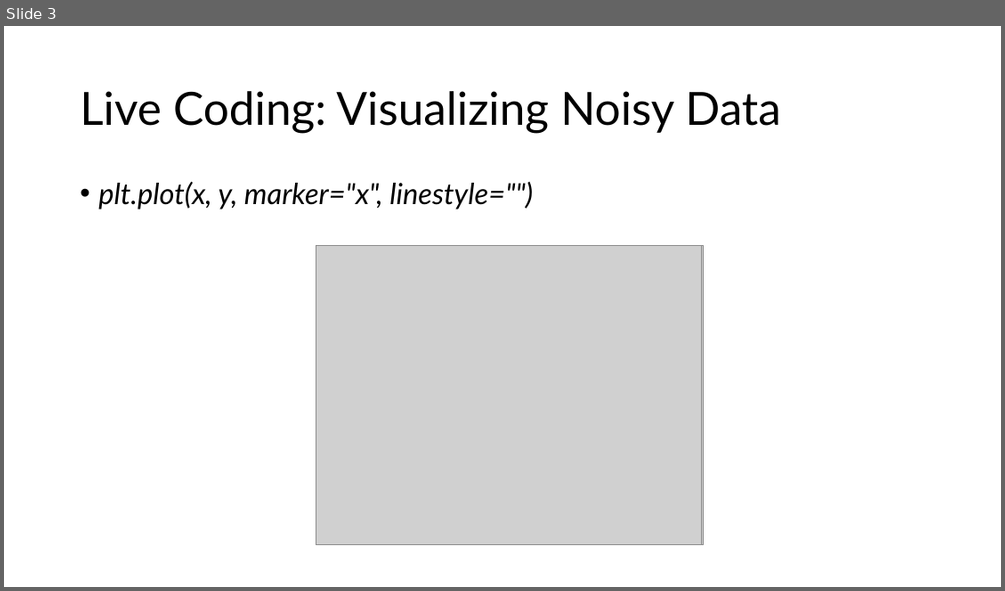
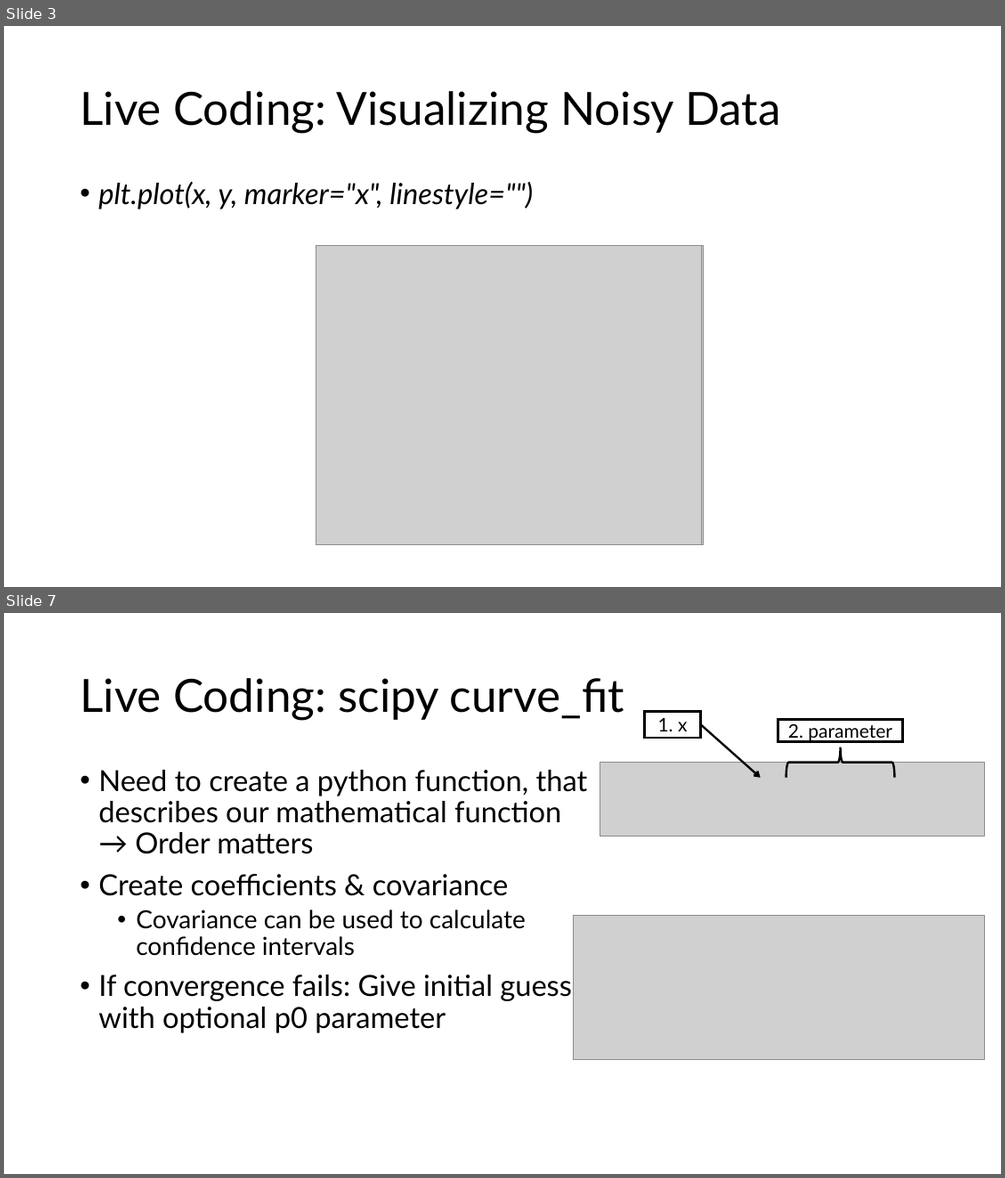
Before and after one commit to jonathanbollig/pycophy, a slide deck: Lecture Resources/Lecture Powerpoints/Chunk 12 - Scipy and Linear Regressions.pptx. Shown one above the other, each under a label of ours: slide 3 before the commit, slides 3 and 7 after it; the slides between them are not shown. The pictures are 1005x591 and 1005x1178 pixels, drawn with LibreOffice and Linux fonts; fonts in the diff are those of the drawing; grey boxes stand for pictures. Boxes give left, top, right and bottom in pixels: in the first picture for what was removed or moved away, otherwise in the second. Text is boxed around its words. In the diff, an @@ line names an element or a change of style, - is before the commit and + after.

```diff
--- a/Lecture Resources/Lecture Powerpoints/Chunk 12 - Scipy and Linear Regressions.pptx
+++ b/Lecture Resources/Lecture Powerpoints/Chunk 12 - Scipy and Linear Regressions.pptx
@@ slide 7 added at (4, 613, 1001, 1174), background #FFFFFF @@
@@ title added at (80, 678, 624, 720), 44 pt, text #000000 @@
+Live Coding: scipy curve_fit
@@ rectangle added at (645, 711, 701, 737), fill #FFFFFF, outline #000000 2.25 pt, 18 pt, text #000000 @@
+1. x
@@ arrow added from (700, 724) to (760, 778), #000000 2 pt @@
@@ rectangle added at (778, 720, 903, 742), fill #FFFFFF, outline #000000 2.25 pt, 18 pt, text #000000 @@
+2. parameter
@@ text added at (98, 770, 588, 1033), 28 pt, text #000000 @@
+• Need to create a python function, that describes our mathematical function
+  → Order matters
+• Create coefficients & covariance
+  • Covariance can be used to calculate confidence intervals
+• If convergence fails: Give initial guess with optional p0 parameter
@@ picture added at (600, 763, 985, 835) @@
@@ left brace added at (786, 747, 895, 778), outline #000000 2 pt @@
@@ picture added at (573, 915, 985, 1060) @@
```
Also in this commit, not shown: 2 slides changed, 3 other slides added, 1 slide removed, 4 other files.
